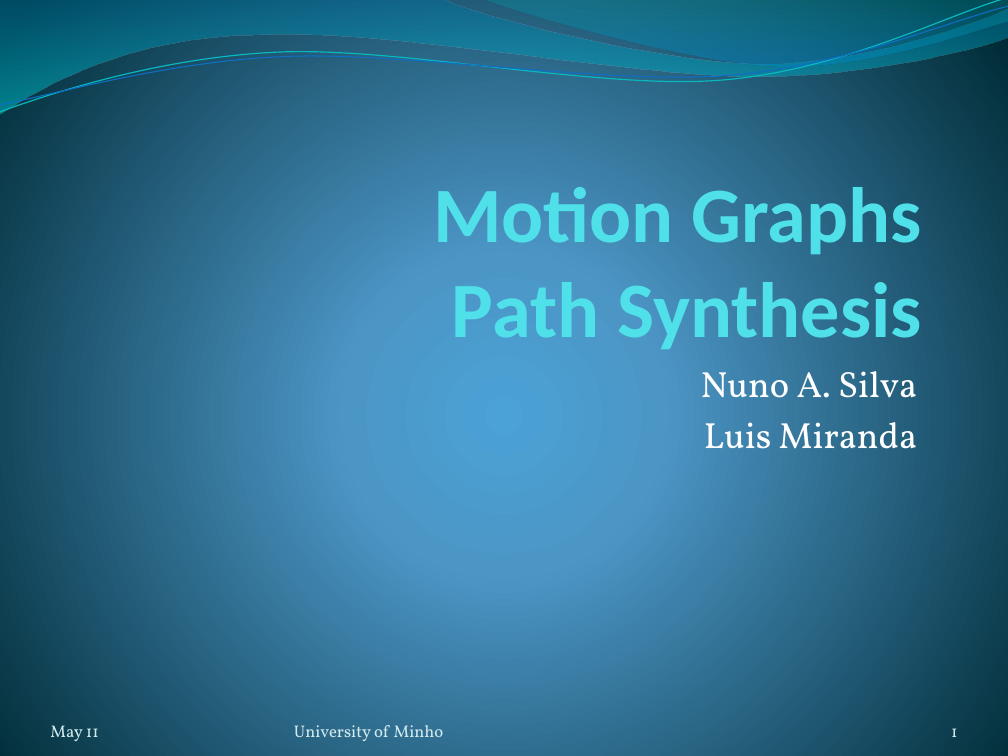
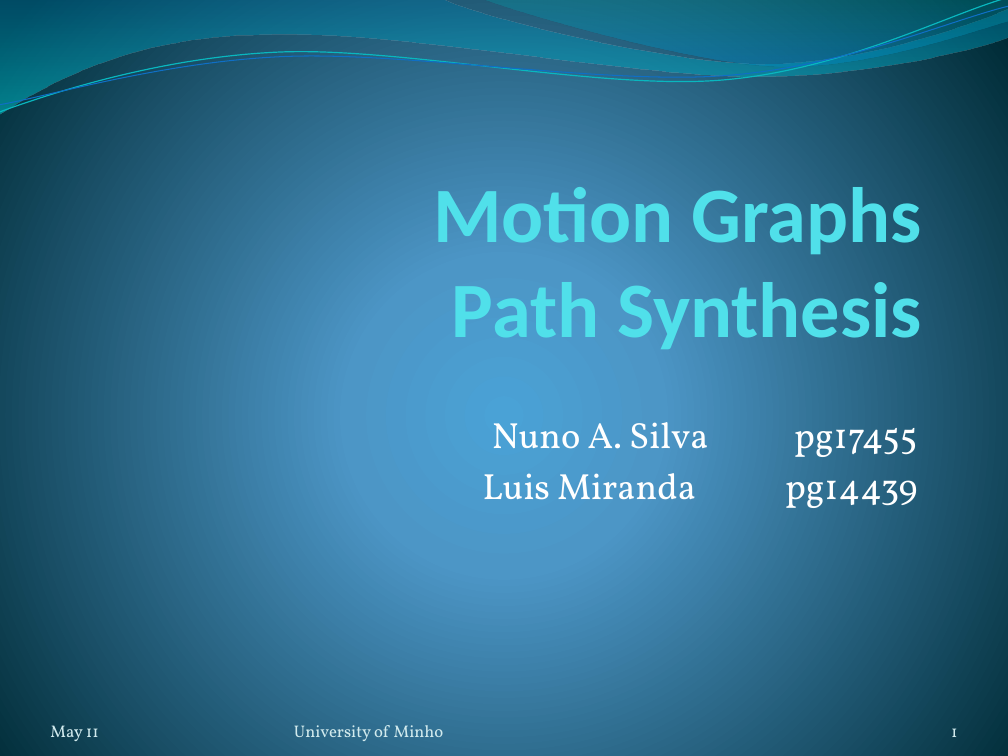
Before and after one commit to nunosilva800/Motion-Graphs, a slide deck: slide 1 of relatorio/motion_graphs_presentation.pptx. Drawn at 1008x756 pixels with LibreOffice and Linux fonts; fonts in the diff are those of the drawing. Boxes give left, top, right and bottom in pixels: in the first picture for what was removed or moved away, otherwise in the second. Text is boxed around its words. In the diff, an @@ line names an element or a change of style, - is before the commit and + after.

```diff
--- a/relatorio/motion_graphs_presentation.pptx
+++ b/relatorio/motion_graphs_presentation.pptx
@@ subtitle at (483, 422, 917, 508): text changed @@
-Nuno A. Silva
-Luis Miranda
+Nuno A. Silva pg17455
+Luis Miranda pg14439
```
Also in this commit, not shown: 2 other files.
